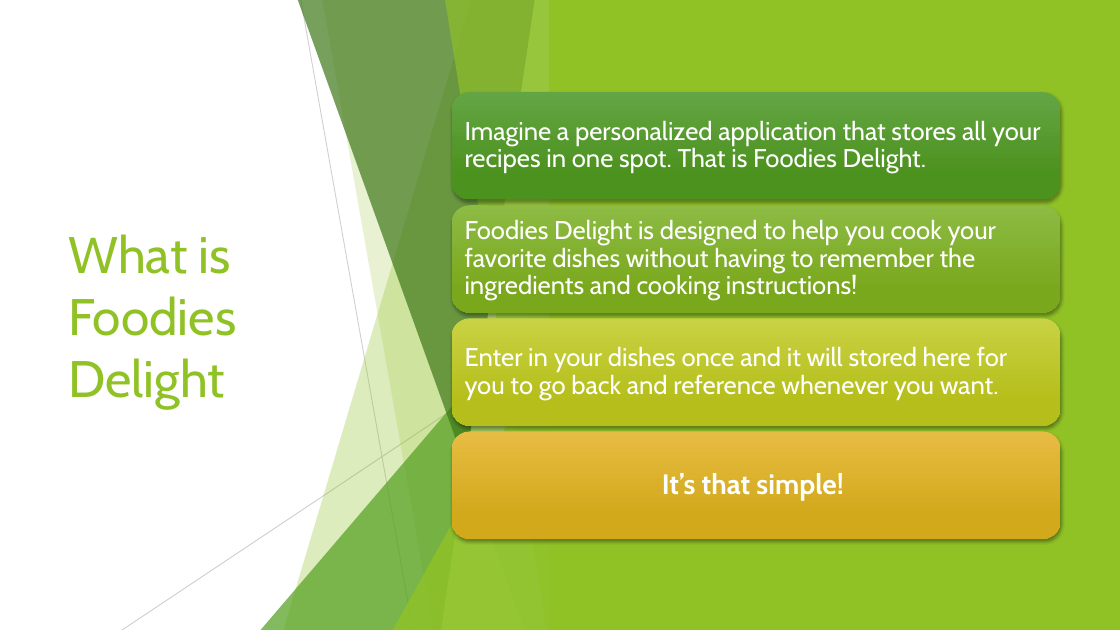
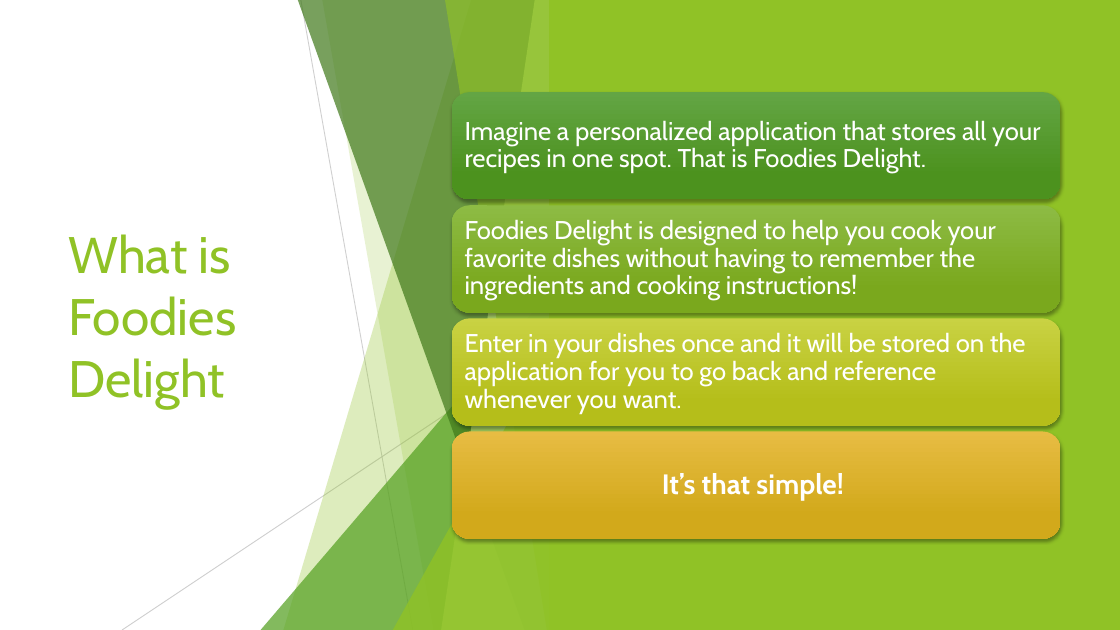
Before and after one commit to ProgramWithKimta/PROJECT-REPO, a slide deck: slide 2 of Foodies Delight - Project 1.pptx. Drawn at 1120x630 pixels with LibreOffice and Linux fonts; fonts in the diff are those of the drawing. Boxes give left, top, right and bottom in pixels: in the first picture for what was removed or moved away, otherwise in the second. Text is boxed around its words. In the diff, an @@ line names an element or a change of style, - is before the commit and + after.

```diff
--- a/Foodies Delight - Project 1.pptx
+++ b/Foodies Delight - Project 1.pptx
@@ text at (465,332,1026,413): text changed @@
-Enter in your dishes once and it will stored here for you to go back and reference whenever you want.
+Enter in your dishes once and it will be stored on the application for you to go back and reference whenever you want.
```
Also in this commit, not shown: 3 other slides changed.
